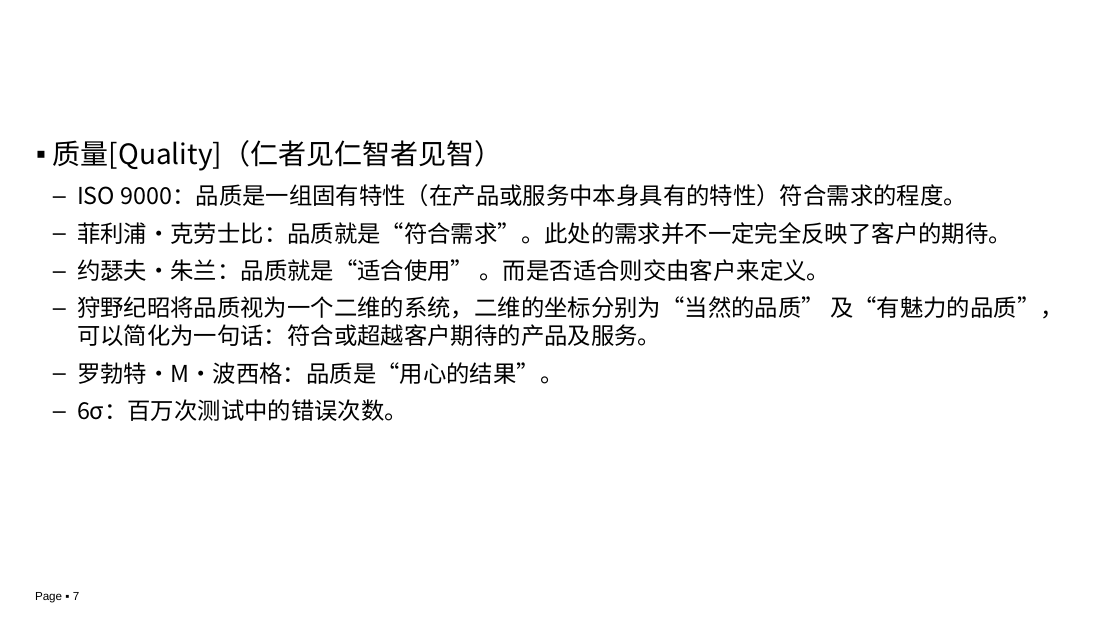
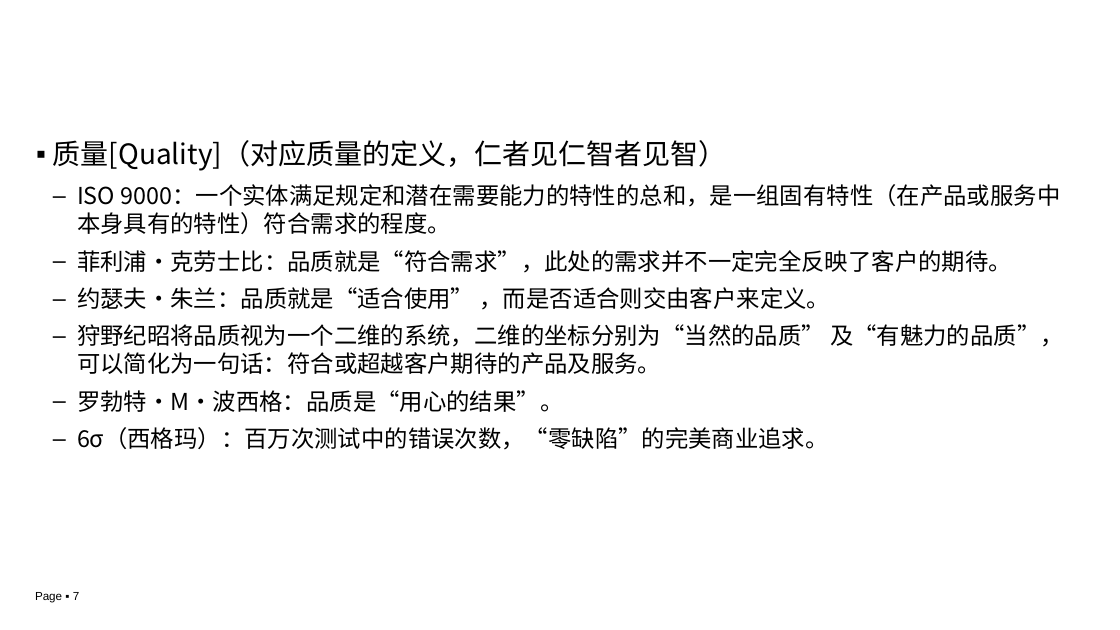
Before and after one commit to edu2act/course-IT-Project-Management, a slide deck: slide 7 of materials/slides/ch03-4.pptx. Drawn at 1120x630 pixels with LibreOffice and Linux fonts; fonts in the diff are those of the drawing; background and template pictures are left out. Boxes give left, top, right and bottom in pixels: in the first picture for what was removed or moved away, otherwise in the second. Text is boxed around its words. In the diff, an @@ line names an element or a change of style, - is before the commit and + after.

```diff
--- a/materials/slides/ch03-4.pptx
+++ b/materials/slides/ch03-4.pptx
@@ text at (53,140,1060,310): text changed @@
-▪ 质量[Quality]（仁者见仁智者见智）
-  – ISO 9000：品质是一组固有特性（在产品或服务中本身具有的特性）符合需求的程度。
-  – 菲利浦·克劳士比：品质就是“符合需求”。此处的需求并不一定完全反映了客户的期待。
-  – 约瑟夫·朱兰：品质就是“适合使用” 。而是否适合则交由客户来定义。
+▪ 质量[Quality]（对应质量的定义，仁者见仁智者见智）
+  – ISO 9000：一个实体满足规定和潜在需要能力的特性的总和，是一组固有特性（在产品或服务中本身具有的特性）符合需求的程度。
+  – 菲利浦·克劳士比：品质就是“符合需求”，此处的需求并不一定完全反映了客户的期待。
+  – 约瑟夫·朱兰：品质就是“适合使用” ，而是否适合则交由客户来定义。
@@ text at (77,427,829,450): text changed @@
-  – 6σ：百万次测试中的错误次数。
+  – 6σ（西格玛）：百万次测试中的错误次数，“零缺陷”的完美商业追求。
```
Also in this commit, not shown: 2 other slides changed.
